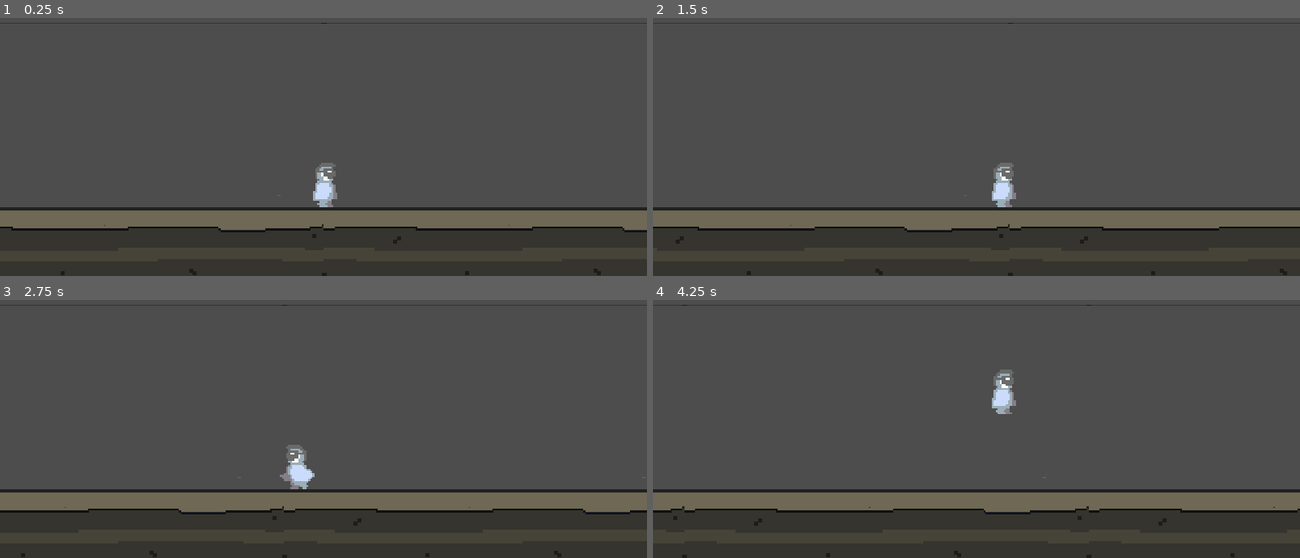
Above: before the commit, frames 1-4 (two rows, left to right).
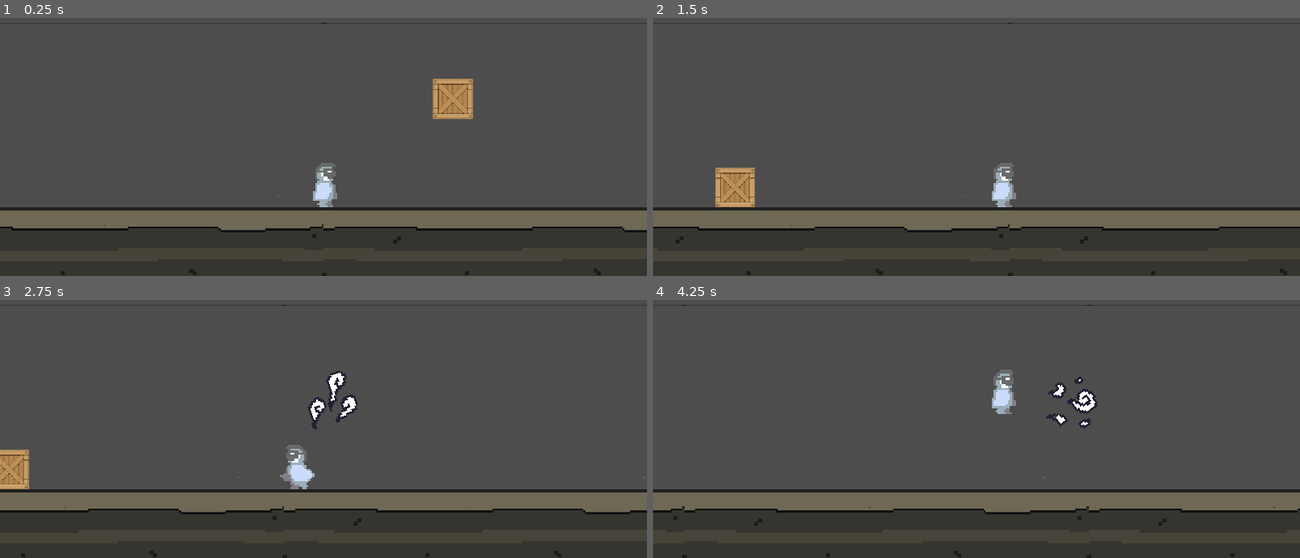
Above: after the commit, the same moments.

Repository: RobChiocchio/godot-wild-jam-58
Game: Godot game, scene res://scenes/level.tscn
Two runs of this game, one before a commit and one after it. Both use one fixed random seed, a clock stepped at 60 frames per second and the inputs below.
Inputs (mouse positions are in pixels of both pictures, inside the frame that each line leads up to):
- Up to frame 1 (0.25 s): no input
- Up to frame 2 (1.5 s): move the mouse to (1118, 54) at 0.52 s; press the mouse at (1118, 54) at 0.53 s; hold D (move_right) from 0.53 s (still down); tap W (jump) at 0.77 s; move the mouse to (847, 92) at 1.27 s; release the mouse at (847, 92) at 1.28 s; click (847, 92) at 1.35 s
- Up to frame 3 (2.75 s): tap W (jump) at 1.52 s; move the mouse to (outside the picture) at 2.02 s; release D (move_right) at 2.03 s; press the mouse at (outside the picture) at 2.03 s; hold A (move_left) from 2.03 s (still down)
- Up to frame 4 (4.25 s): move the mouse to (944, 436) at 2.77 s; release A (move_left) at 2.78 s; release the mouse at (944, 436) at 2.78 s; hold D (move_right) from 2.78 s (still down); click (944, 436) at 2.85 s; tap W (jump) at 3.02, 3.77 s; move the mouse to (1170, 416) at 3.52 s; press the mouse at (1170, 416) at 3.53 s

The runs differ from the first frame. In frame 1, 1.0% of the frame differs, in the area x 66-74%, y 23-40%; in frame 2, 0.9%; in frame 3, 1.3%, in the area x 0-56%, y 27-74%; in frame 4, 0.5%.

Commit message:
Test textures

Diff:
--- a/scenes/level.tscn
+++ b/scenes/level.tscn
@@ -1,10 +1,11 @@
-[gd_scene load_steps=9 format=3 uid="uid://3kw0godr8tcv"]
+[gd_scene load_steps=10 format=3 uid="uid://3kw0godr8tcv"]
 
 [ext_resource type="PackedScene" uid="uid://xcfais7p0tc6" path="res://scenes/player.tscn" id="1_bvayf"]
 [ext_resource type="PackedScene" uid="uid://dh3nwhsunniko" path="res://scenes/background.tscn" id="1_x070q"]
 [ext_resource type="Texture2D" uid="uid://xjblk1unfpjn" path="res://assets/ground/ground.png" id="2_7o1i0"]
 [ext_resource type="Script" path="res://scripts/camera.gd" id="3_63ddi"]
 [ext_resource type="Script" path="res://scripts/blowable.gd" id="4_wp5k8"]
+[ext_resource type="Texture2D" uid="uid://bnyyo6kj6ftfw" path="res://assets/objects/placeholder_crate.png" id="5_v725f"]
 
 [sub_resource type="RectangleShape2D" id="RectangleShape2D_37dqy"]
 
@@ -20,6 +21,17 @@
 transform = Transform2D(1, 0, 0, 1, 0, -28)
 scroll_ignore_camera_zoom = true
 
+[node name="TestBox" type="RigidBody2D" parent="."]
+position = Vector2(64, -82)
+script = ExtResource("4_wp5k8")
+
+[node name="CollisionShape2D" type="CollisionShape2D" parent="TestBox"]
+shape = SubResource("RectangleShape2D_37dqy")
+
+[node name="Sprite2D" type="Sprite2D" parent="TestBox"]
+scale = Vector2(0.62, 0.62)
+texture = ExtResource("5_v725f")
+
 [node name="Player" parent="." instance=ExtResource("1_bvayf")]
 position = Vector2(0, -11)
 
@@ -29,13 +41,6 @@
 position_smoothing_enabled = true
 position_smoothing_speed = 20.0
 script = ExtResource("3_63ddi")
-
-[node name="TestBox" type="RigidBody2D" parent="."]
-position = Vector2(64, -82)
-script = ExtResource("4_wp5k8")
-
-[node name="CollisionShape2D" type="CollisionShape2D" parent="TestBox"]
-shape = SubResource("RectangleShape2D_37dqy")
 
 [node name="Ground" type="StaticBody2D" parent="."]
 
--- a/scenes/player.tscn
+++ b/scenes/player.tscn
@@ -1,8 +1,9 @@
-[gd_scene load_steps=10 format=3 uid="uid://xcfais7p0tc6"]
+[gd_scene load_steps=15 format=3 uid="uid://xcfais7p0tc6"]
 
 [ext_resource type="Script" path="res://scripts/player.gd" id="1_y1nol"]
 [ext_resource type="Texture2D" uid="uid://dtb256x46q66v" path="res://assets/sprites/betasprite.png" id="2_u03pw"]
 [ext_resource type="Script" path="res://scripts/wind.gd" id="3_wu53x"]
+[ext_resource type="Texture2D" uid="uid://c1je2b1gtdrhf" path="res://assets/effects/wind.png" id="5_5mdh4"]
 
 [sub_resource type="AtlasTexture" id="AtlasTexture_gc15c"]
 atlas = ExtResource("2_u03pw")
@@ -48,6 +49,35 @@
 [sub_resource type="RectangleShape2D" id="RectangleShape2D_oqfnq"]
 size = Vector2(15, 24)
 
+[sub_resource type="AtlasTexture" id="AtlasTexture_qimqp"]
+atlas = ExtResource("5_5mdh4")
+region = Rect2(32, 0, 32, 32)
+
+[sub_resource type="AtlasTexture" id="AtlasTexture_6qini"]
+atlas = ExtResource("5_5mdh4")
+region = Rect2(64, 0, 32, 32)
+
+[sub_resource type="AtlasTexture" id="AtlasTexture_6l58r"]
+atlas = ExtResource("5_5mdh4")
+region = Rect2(96, 0, 32, 32)
+
+[sub_resource type="SpriteFrames" id="SpriteFrames_7vbh0"]
+animations = [{
+"frames": [{
+"duration": 1.0,
+"texture": SubResource("AtlasTexture_qimqp")
+}, {
+"duration": 1.0,
+"texture": SubResource("AtlasTexture_6qini")
+}, {
+"duration": 1.0,
+"texture": SubResource("AtlasTexture_6l58r")
+}],
+"loop": true,
+"name": &"default",
+"speed": 5.0
+}]
+
 [node name="Player" type="CharacterBody2D"]
 script = ExtResource("1_y1nol")
 
@@ -63,7 +93,13 @@
 script = ExtResource("3_wu53x")
 
 [node name="Collider" type="CollisionPolygon2D" parent="Wind"]
-visible = false
 scale = Vector2(10, 10)
 polygon = PackedVector2Array(1.75, 0, 4.9, 1.57, 4.9, -1.57)
 disabled = true
+
+[node name="Blow" type="AnimatedSprite2D" parent="Wind/Collider"]
+position = Vector2(3.3, 0)
+rotation = 0.785398
+scale = Vector2(0.1, 0.1)
+sprite_frames = SubResource("SpriteFrames_7vbh0")
+frame_progress = 0.925922
--- a/scripts/wind.gd
+++ b/scripts/wind.gd
@@ -5,6 +5,7 @@
 
 @onready var _player = get_parent()
 @onready var _collider = $Collider
+@onready var _sprite = $Collider/Blow
 
 # Called when the node enters the scene tree for the first time.
 func _ready():
@@ -23,6 +24,7 @@
 		_collider.look_at(target_pos)
 		_collider.disabled = false
 		_collider.visible = true
+		_sprite.play()
 
 		var bodies = get_overlapping_bodies()
 		for body in bodies:
Binary file added: assets/effects/wind.png
Not shown, added: assets/effects/wind.png.import
Binary file added: assets/objects/placeholder_crate.png
Not shown, added: assets/objects/placeholder_crate.png.import
Binary file added: assets/objects/rcok.png
Not shown, added: assets/objects/rcok.png.import
